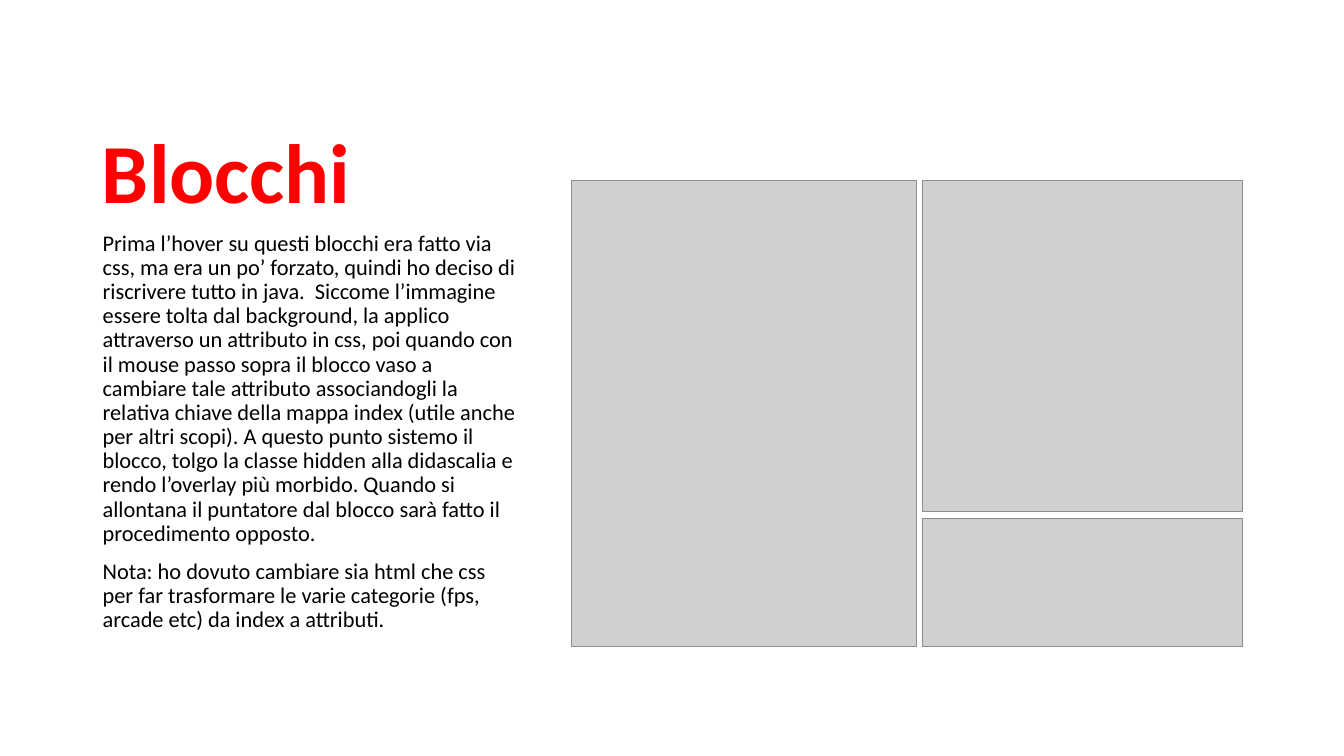
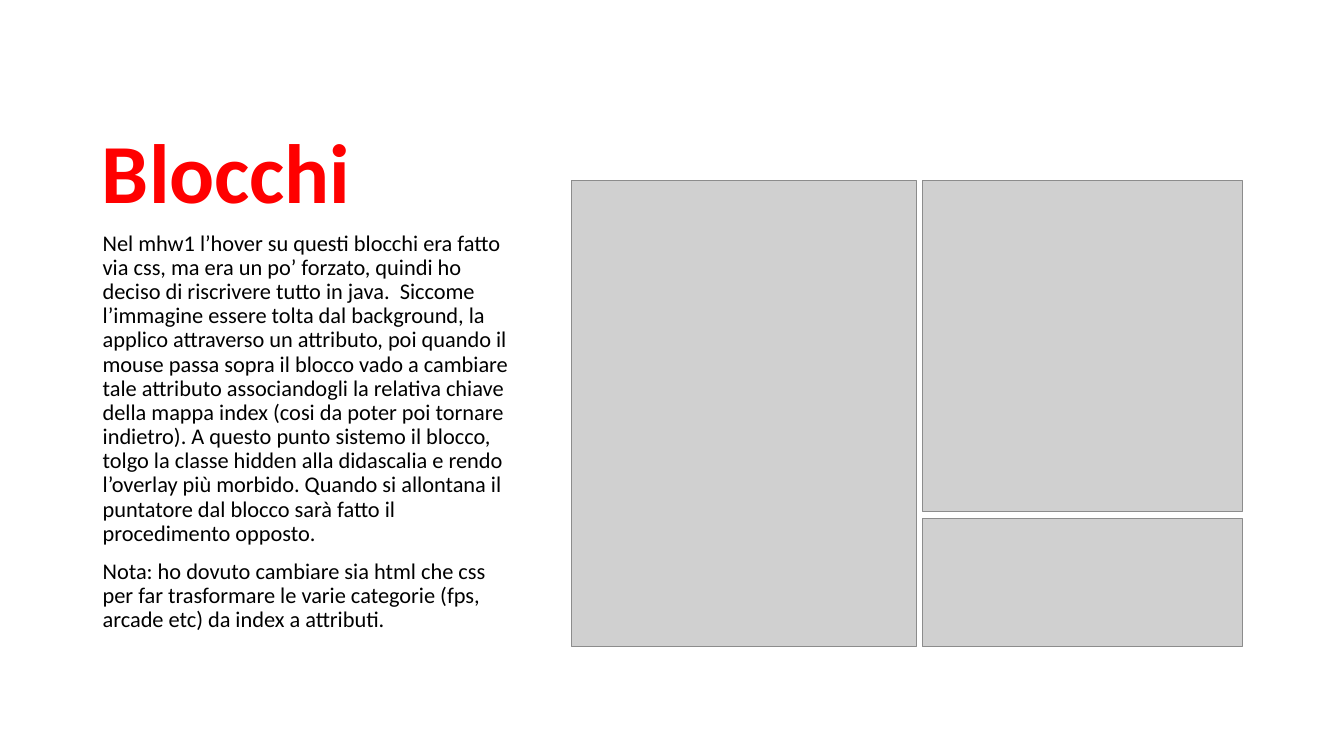
Before and after one commit to TheGarbage/mhw2, a slide deck: slide 3 of mhw2.pptx. Drawn at 1344x756 pixels with LibreOffice and Linux fonts; fonts in the diff are those of the drawing; grey boxes stand for pictures. Boxes give left, top, right and bottom in pixels: in the first picture for what was removed or moved away, otherwise in the second. Text is boxed around its words. In the diff, an @@ line names an element or a change of style, - is before the commit and + after.

```diff
--- a/mhw2.pptx
+++ b/mhw2.pptx
@@ text at (103,235,508,545): text changed @@
-Prima l’hover su questi blocchi era fatto via css, ma era un po’ forzato, quindi ho deciso di riscrivere tutto in java. Siccome l’immagine essere tolta dal background, la applico attraverso un attributo in css, poi quando con il mouse passo sopra il blocco vaso a cambiare tale attributo associandogli la relativa chiave della mappa index (utile anche per altri scopi). A questo punto sistemo il blocco, tolgo la classe hidden alla didascalia e rendo l’overlay più morbido. Quando si allontana il puntatore dal blocco sarà fatto il procedimento opposto.
+Nel mhw1 l’hover su questi blocchi era fatto via css, ma era un po’ forzato, quindi ho deciso di riscrivere tutto in java. Siccome l’immagine essere tolta dal background, la applico attraverso un attributo, poi quando il mouse passa sopra il blocco vado a cambiare tale attributo associandogli la relativa chiave della mappa index (cosi da poter poi tornare indietro). A questo punto sistemo il blocco, tolgo la classe hidden alla didascalia e rendo l’overlay più morbido. Quando si allontana il puntatore dal blocco sarà fatto il procedimento opposto.
```
Also in this commit, not shown: 10 other slides changed.
